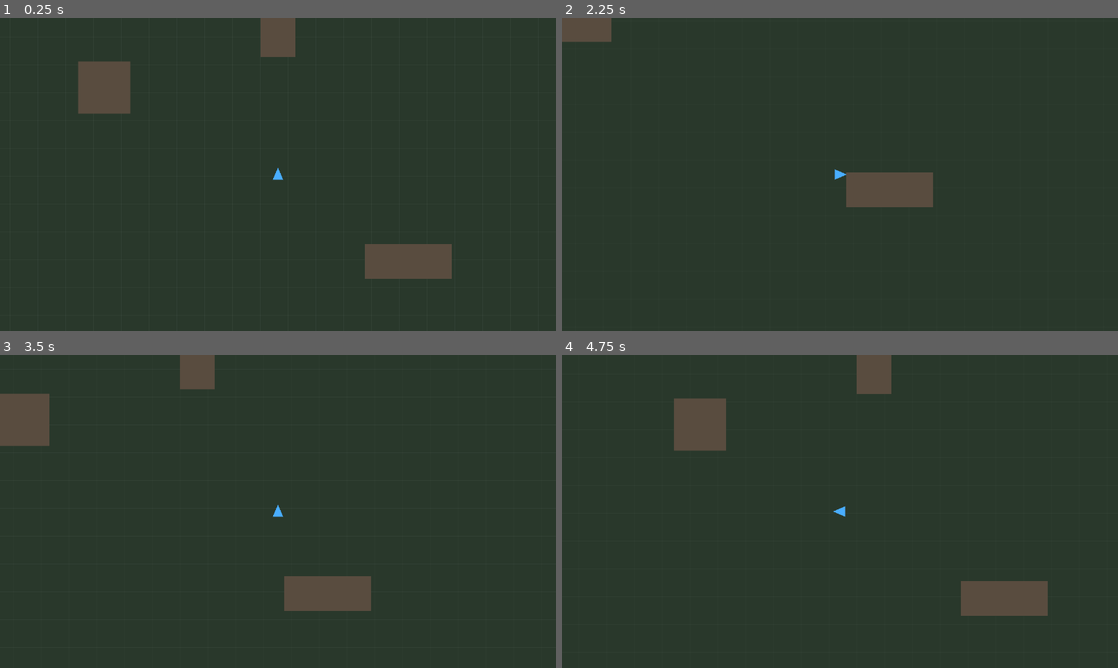
Above: before the commit, frames 1-4 (two rows, left to right).
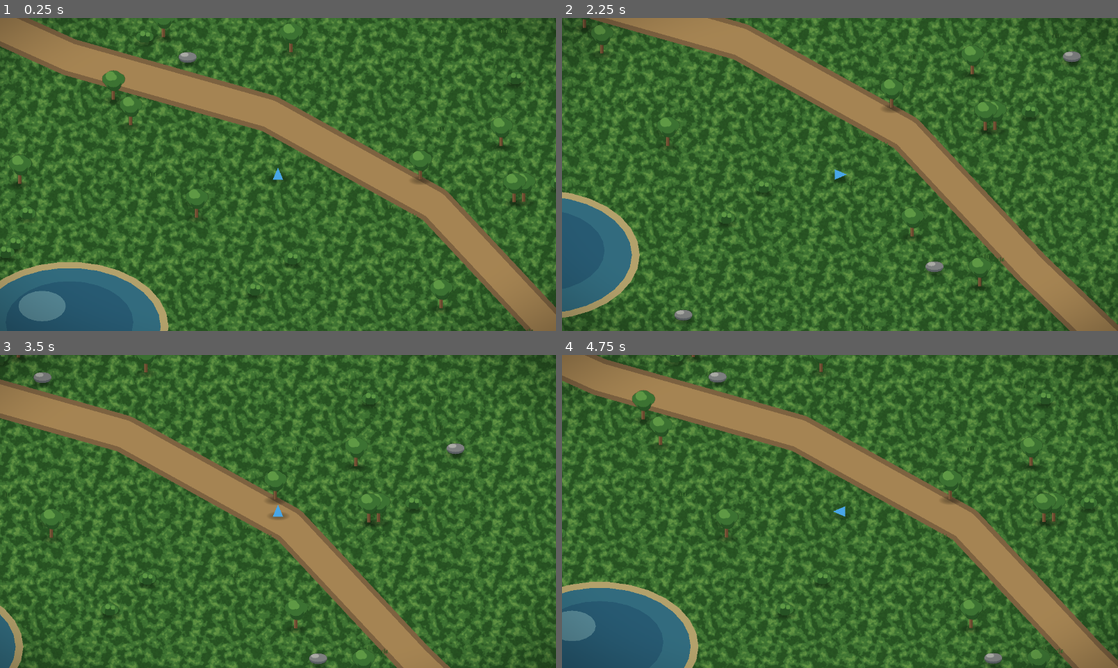
Above: after the commit, the same moments.

Repository: k-ken-ponko2/Field-And-Flask
Game: Godot game, scene res://presentation/field/field.tscn
The game is run twice, just before and just after one commit, with the same random seed, the same clock (stepped at 60 frames per second) and the same inputs.
Inputs:
- Up to frame 1 (0.25 s): no input
- Up to frame 2 (2.25 s): tap Enter at 0.5 s; hold D (move_right) 0.53-1.28 s; hold S (move_down) 1.28-2.03 s; hold D (move_right) from 2.03 s (still down)
- Up to frame 3 (3.5 s): release D (move_right) at 2.78 s; hold W (move_up) from 2.78 s (still down)
- Up to frame 4 (4.75 s): release W (move_up) at 3.53 s; hold A (move_left) from 3.53 s (still down)

The runs differ from the first frame. In frame 1, 95% of the frame differs, in the area x 0-100%, y 0-100%; in frame 2, 95%; in frame 3, 94%; in frame 4, 95%.

Commit message:
Make the field look nicer with procedural art
外部素材なしで「それっぽい」見た目にする手続き生成を追加。

- presentation/field/field_art.gd: 木・岩・茂み・草・影のテクスチャを
  ピクセル単位の陰影付きで生成
- field.gd を刷新:
  - 地面をシームレスノイズ + canvas_item シェーダで草原のムラに
  - 木・岩・茂み・草を影付き・Yソートで配置（木の裏に回り込める奥行き）
  - 池（当たり判定付き）と小道（Line2D）を追加
  - CanvasModulate の暖色トーン + ビネット(CanvasLayer)で雰囲気付け
  - 障害物は木・岩の当たり判定に統合、外周壁は不可視化

Godot 4.7 実機で検証: import エラーなし、生成物（スプライト109・小道2・
池4・StaticBody5）を確認、移動+衝突は従来どおり（右+110px）。

Co-Authored-By: Claude Opus 4.8 <noreply@anthropic.com>
Claude-Session: https://claude.ai/code/session_01XbQMCnXqi7vJyKmNscAMyr

Diff:
--- a/presentation/field/field.gd
+++ b/presentation/field/field.gd
@@ -1,74 +1,221 @@
-## 採取マップの最初のプレイアブルシーン（presentation 層）。
+## 採取マップのプレイアブルシーン（presentation 層）。
 ##
-## この段階の目的は「キャラクターがマップ上を動ける」こと。地面はグリッド描画の
-## プレースホルダで、後で TileMapLayer + TileSet（設計書 §8）に差し替える。
-## 境界の壁と障害物は衝突確認のためにコードで生成する。
+## 見た目を「それっぽく」するため、地面はシームレスノイズのシェーダ、木・岩・茂み・草は
+## FieldArt が生成するテクスチャで配置し、影付き＋Yソートで奥行きを出す。池・小道・
+## ビネットで雰囲気を付ける。すべて手続き生成なので外部素材は不要（後で差し替え可能）。
 extends Node2D
 
-## マップの広さ（px）。
 const WORLD_SIZE := Vector2(2000.0, 1400.0)
 const WALL_THICKNESS := 40.0
-const CELL := 64.0
+const PLAYER_START := Vector2(1000.0, 700.0)
+const POND_CENTER := Vector2(520.0, 1050.0)
+const POND_RADIUS := Vector2(210.0, 135.0)
+
+const GROUND_SHADER := """
+shader_type canvas_item;
+uniform sampler2D noise : repeat_enable, filter_linear;
+uniform vec2 repeat = vec2(8.0, 6.0);
+uniform vec3 c_low : source_color = vec3(0.16, 0.34, 0.15);
+uniform vec3 c_mid : source_color = vec3(0.25, 0.47, 0.22);
+uniform vec3 c_high : source_color = vec3(0.39, 0.60, 0.29);
+void fragment() {
+	float n = texture(noise, UV * repeat).r;
+	float n2 = texture(noise, UV * repeat * 3.3 + vec2(0.37)).r;
+	vec3 col = mix(c_low, c_mid, smoothstep(0.35, 0.55, n));
+	col = mix(col, c_high, smoothstep(0.62, 0.85, n));
+	col *= 0.94 + 0.12 * n2;
+	COLOR = vec4(col, 1.0);
+}
+"""
+
+const VIGNETTE_SHADER := """
+shader_type canvas_item;
+void fragment() {
+	float d = distance(UV, vec2(0.5));
+	float v = smoothstep(0.48, 0.92, d);
+	COLOR = vec4(0.0, 0.0, 0.0, v * 0.45);
+}
+"""
+
+var _rng := RandomNumberGenerator.new()
+var _shadow_tex: Texture2D
 
 @onready var _player: CharacterBody2D = $Player
 
 func _ready() -> void:
+	y_sort_enabled = true
+	_rng.seed = 20250804
+	_shadow_tex = FieldArt.make_shadow()
+	_build_ground()
+	_build_pond()
+	_build_path()
+	_scatter_props()
 	_build_walls()
-	_build_obstacles()
+	_add_player_shadow()
+	_build_atmosphere()
 	_setup_camera_limits()
 
-func _draw() -> void:
-	# 背景。
-	draw_rect(Rect2(Vector2.ZERO, WORLD_SIZE), Color(0.16, 0.22, 0.17), true)
-	# グリッド線（地面の目安・移動が見えるように）。
-	var grid := Color(1, 1, 1, 0.06)
-	var x := 0.0
-	while x <= WORLD_SIZE.x:
-		draw_line(Vector2(x, 0), Vector2(x, WORLD_SIZE.y), grid, 1.0)
-		x += CELL
-	var y := 0.0
-	while y <= WORLD_SIZE.y:
-		draw_line(Vector2(0, y), Vector2(WORLD_SIZE.x, y), grid, 1.0)
-		y += CELL
-	# 外周。
-	draw_rect(Rect2(Vector2.ZERO, WORLD_SIZE), Color(0.4, 0.5, 0.4), false, 2.0)
+# --- 地面 -------------------------------------------------------------------
+
+func _build_ground() -> void:
+	var fnl := FastNoiseLite.new()
+	fnl.noise_type = FastNoiseLite.TYPE_SIMPLEX
+	fnl.frequency = 0.03
+
+	var noise_tex := NoiseTexture2D.new()
+	noise_tex.width = 256
+	noise_tex.height = 256
+	noise_tex.seamless = true
+	noise_tex.noise = fnl
+
+	var rect := ColorRect.new()
+	rect.name = "Ground"
+	rect.size = WORLD_SIZE
+	rect.color = Color(0.25, 0.47, 0.22)
+	rect.z_index = -20
+	rect.mouse_filter = Control.MOUSE_FILTER_IGNORE
+
+	var mat := ShaderMaterial.new()
+	var sh := Shader.new()
+	sh.code = GROUND_SHADER
+	mat.shader = sh
+	mat.set_shader_parameter("noise", noise_tex)
+	mat.set_shader_parameter("repeat", WORLD_SIZE / 230.0)
+	rect.material = mat
+	add_child(rect)
+
+# --- 池 ---------------------------------------------------------------------
+
+func _build_pond() -> void:
+	_add_poly(_ellipse_points(POND_CENTER, POND_RADIUS + Vector2(18, 14), 30), Color(0.72, 0.66, 0.47), -12)
+	_add_poly(_ellipse_points(POND_CENTER, POND_RADIUS, 30), Color(0.20, 0.44, 0.55), -11)
+	_add_poly(_ellipse_points(POND_CENTER - Vector2(0, 10), POND_RADIUS * 0.7, 28), Color(0.16, 0.37, 0.50), -11)
+	_add_poly(_ellipse_points(POND_CENTER - POND_RADIUS * Vector2(0.3, 0.35), POND_RADIUS * 0.26, 20), Color(0.42, 0.63, 0.71, 0.7), -11)
+
+	# 水には入れないよう当たり判定。
+	var body := StaticBody2D.new()
+	body.position = POND_CENTER
+	var col := CollisionPolygon2D.new()
+	col.polygon = _ellipse_points(Vector2.ZERO, POND_RADIUS * 0.92, 16)
+	body.add_child(col)
+	add_child(body)
+
+# --- 小道 -------------------------------------------------------------------
+
+func _build_path() -> void:
+	var pts := PackedVector2Array([
+		Vector2(120, 250), Vector2(520, 430), Vector2(980, 560),
+		Vector2(1360, 770), Vector2(1650, 1080), Vector2(1900, 1320),
+	])
+	_add_line(pts, 86.0, Color(0.50, 0.40, 0.28), -14)
+	_add_line(pts, 64.0, Color(0.66, 0.54, 0.36), -13)
+
+# --- 装飾物（木・岩・茂み・草） ---------------------------------------------
+
+func _scatter_props() -> void:
+	_place_many(FieldArt.make_tree(), 16, true, 12.0, true)
+	_place_many(FieldArt.make_rock(), 10, true, 15.0, true)
+	_place_many(FieldArt.make_bush(), 14, false, 0.0, true)
+	_place_many(FieldArt.make_tuft(), 28, false, 0.0, false)
+
+func _place_many(tex: Texture2D, count: int, solid: bool, radius: float, shadow: bool) -> void:
+	var placed := 0
+	var attempts := 0
+	while placed < count and attempts < count * 40:
+		attempts += 1
+		var p := Vector2(
+			_rng.randf_range(80.0, WORLD_SIZE.x - 80.0),
+			_rng.randf_range(80.0, WORLD_SIZE.y - 80.0)
+		)
+		if not _is_free(p):
+			continue
+		_add_prop(tex, p, solid, radius, shadow)
+		placed += 1
+
+func _is_free(p: Vector2) -> bool:
+	if p.distance_to(PLAYER_START) < 190.0:
+		return false
+	var d := p - POND_CENTER
+	var rx := POND_RADIUS.x + 50.0
+	var ry := POND_RADIUS.y + 50.0
+	if (d.x * d.x) / (rx * rx) + (d.y * d.y) / (ry * ry) <= 1.0:
+		return false
+	return true
+
+func _add_prop(tex: Texture2D, pos: Vector2, solid: bool, radius: float, shadow: bool) -> void:
+	var n := Node2D.new()
+	n.position = pos
+
+	if shadow and _shadow_tex != null:
+		var sh := Sprite2D.new()
+		sh.texture = _shadow_tex
+		sh.z_index = -1
+		n.add_child(sh)
+
+	var spr := Sprite2D.new()
+	spr.texture = tex
+	spr.position = Vector2(0.0, -tex.get_height() / 2.0)
+	n.add_child(spr)
+
+	if solid:
+		var body := StaticBody2D.new()
+		var col := CollisionShape2D.new()
+		var shp := CircleShape2D.new()
+		shp.radius = radius
+		col.shape = shp
+		body.add_child(col)
+		n.add_child(body)
+
+	add_child(n)
+
+# --- 境界・カメラ・雰囲気 ---------------------------------------------------
 
 func _build_walls() -> void:
 	var t := WALL_THICKNESS
 	var w := WORLD_SIZE.x
 	var h := WORLD_SIZE.y
-	# 上・下・左・右（中心座標, サイズ）。
-	_add_wall(Vector2(w * 0.5, t * 0.5), Vector2(w, t))
-	_add_wall(Vector2(w * 0.5, h - t * 0.5), Vector2(w, t))
-	_add_wall(Vector2(t * 0.5, h * 0.5), Vector2(t, h))
-	_add_wall(Vector2(w - t * 0.5, h * 0.5), Vector2(t, h))
-
-func _build_obstacles() -> void:
-	# 衝突を体感するための障害物をいくつか。将来は採取ポイント等に置き換える。
-	_add_wall(Vector2(600, 500), Vector2(120, 120), Color(0.35, 0.3, 0.25))
-	_add_wall(Vector2(1300, 900), Vector2(200, 80), Color(0.35, 0.3, 0.25))
-	_add_wall(Vector2(1000, 300), Vector2(80, 260), Color(0.35, 0.3, 0.25))
-
-func _add_wall(center: Vector2, size: Vector2, color: Color = Color(0.22, 0.28, 0.3)) -> void:
+	# 見えない壁（マップ外周のすぐ外側）。
+	_add_wall(Vector2(w * 0.5, -t * 0.5), Vector2(w, t))
+	_add_wall(Vector2(w * 0.5, h + t * 0.5), Vector2(w, t))
+	_add_wall(Vector2(-t * 0.5, h * 0.5), Vector2(t, h))
+	_add_wall(Vector2(w + t * 0.5, h * 0.5), Vector2(t, h))
+
+func _add_wall(center: Vector2, size: Vector2) -> void:
 	var body := StaticBody2D.new()
 	body.position = center
-
 	var shape := RectangleShape2D.new()
 	shape.size = size
 	var col := CollisionShape2D.new()
 	col.shape = shape
 	body.add_child(col)
-
-	var visual := Polygon2D.new()
-	visual.color = color
-	var hx := size.x * 0.5
-	var hy := size.y * 0.5
-	visual.polygon = PackedVector2Array([
-		Vector2(-hx, -hy), Vector2(hx, -hy), Vector2(hx, hy), Vector2(-hx, hy)
-	])
-	body.add_child(visual)
-
 	add_child(body)
+
+func _add_player_shadow() -> void:
+	if _shadow_tex == null:
+		return
+	var sh := Sprite2D.new()
+	sh.texture = _shadow_tex
+	sh.z_index = -1
+	sh.position = Vector2(0.0, 10.0)
+	_player.add_child(sh)
+
+func _build_atmosphere() -> void:
+	var cm := CanvasModulate.new()
+	cm.color = Color(0.98, 0.96, 0.90)
+	add_child(cm)
+
+	var layer := CanvasLayer.new()
+	layer.layer = 100
+	var vig := ColorRect.new()
+	vig.set_anchors_and_offsets_preset(Control.PRESET_FULL_RECT)
+	vig.mouse_filter = Control.MOUSE_FILTER_IGNORE
+	var mat := ShaderMaterial.new()
+	var sh := Shader.new()
+	sh.code = VIGNETTE_SHADER
+	mat.shader = sh
+	vig.material = mat
+	layer.add_child(vig)
+	add_child(layer)
 
 func _setup_camera_limits() -> void:
 	var cam := _player.get_node_or_null("Camera2D") as Camera2D
@@ -78,3 +225,30 @@
 	cam.limit_top = 0
 	cam.limit_right = int(WORLD_SIZE.x)
 	cam.limit_bottom = int(WORLD_SIZE.y)
+
+# --- 図形ヘルパ -------------------------------------------------------------
+
+func _ellipse_points(center: Vector2, radius: Vector2, segments: int) -> PackedVector2Array:
+	var pts := PackedVector2Array()
+	for i in segments:
+		var a := TAU * float(i) / float(segments)
+		pts.append(center + Vector2(cos(a) * radius.x, sin(a) * radius.y))
+	return pts
+
+func _add_poly(points: PackedVector2Array, color: Color, z: int) -> void:
+	var poly := Polygon2D.new()
+	poly.polygon = points
+	poly.color = color
+	poly.z_index = z
+	add_child(poly)
+
+func _add_line(points: PackedVector2Array, width: float, color: Color, z: int) -> void:
+	var line := Line2D.new()
+	line.points = points
+	line.width = width
+	line.default_color = color
+	line.joint_mode = Line2D.LINE_JOINT_ROUND
+	line.begin_cap_mode = Line2D.LINE_CAP_ROUND
+	line.end_cap_mode = Line2D.LINE_CAP_ROUND
+	line.z_index = z
+	add_child(line)
--- /dev/null
+++ b/presentation/field/field_art.gd
@@ -0,0 +1,108 @@
+## フィールドの装飾テクスチャをコードで生成する（presentation 層）。
+##
+## アート素材が無くても「それっぽい」見た目にするための手続き生成。ピクセル単位で
+## 陰影を付けた木・岩・茂み・草・影を作る。将来は本物のスプライトに差し替え可能。
+class_name FieldArt
+extends RefCounted
+
+const TRUNK := Color(0.42, 0.30, 0.20)
+const TRUNK_HI := Color(0.52, 0.39, 0.27)
+const LEAF_LOW := Color(0.16, 0.34, 0.16)
+const LEAF_MID := Color(0.24, 0.47, 0.22)
+const LEAF_HI := Color(0.38, 0.62, 0.30)
+const GRAY_LOW := Color(0.36, 0.39, 0.43)
+const GRAY_MID := Color(0.50, 0.52, 0.55)
+const GRAY_HI := Color(0.68, 0.70, 0.72)
+
+static func make_tree() -> Texture2D:
+	var w := 60
+	var h := 80
+	var img := _new(w, h)
+	# 幹（先に描いて樹冠で上を隠す）。
+	_rect(img, 26, 52, 8, 26, TRUNK)
+	_rect(img, 26, 52, 3, 26, TRUNK_HI)
+	# 樹冠（下影 → 中間 → ハイライトの順）。
+	_circle(img, 30, 32, 22, LEAF_MID)
+	_circle(img, 18, 30, 14, LEAF_MID)
+	_circle(img, 44, 30, 13, LEAF_MID)
+	_circle(img, 32, 42, 16, LEAF_LOW)
+	_circle(img, 30, 30, 19, LEAF_MID)
+	_circle(img, 23, 23, 11, LEAF_HI)
+	_circle(img, 31, 26, 7, LEAF_HI)
+	return _tex(img)
+
+static func make_rock() -> Texture2D:
+	var img := _new(50, 36)
+	_ellipse(img, 25, 22, 21, 12, GRAY_MID)
+	_ellipse(img, 25, 26, 19, 9, GRAY_LOW)
+	_ellipse(img, 25, 20, 20, 10, GRAY_MID)
+	_ellipse(img, 18, 16, 9, 5, GRAY_HI)
+	return _tex(img)
+
+static func make_bush() -> Texture2D:
+	var img := _new(46, 36)
+	_circle(img, 14, 22, 11, LEAF_MID)
+	_circle(img, 32, 22, 11, LEAF_MID)
+	_circle(img, 23, 18, 13, LEAF_MID)
+	_circle(img, 23, 27, 12, LEAF_LOW)
+	_circle(img, 18, 15, 6, LEAF_HI)
+	_circle(img, 30, 17, 5, LEAF_HI)
+	return _tex(img)
+
+static func make_tuft() -> Texture2D:
+	var w := 22
+	var h := 16
+	var img := _new(w, h)
+	var blades := [Color(0.20, 0.42, 0.18), Color(0.31, 0.53, 0.25), Color(0.24, 0.47, 0.20)]
+	var xs := [3, 7, 11, 15, 18]
+	for i in xs.size():
+		var bh := 6 + (i * 2) % 6
+		_rect(img, xs[i], h - bh - 2, 2, bh, blades[i % blades.size()])
+	return _tex(img)
+
+## 足元の柔らかい楕円影。
+static func make_shadow() -> Texture2D:
+	var w := 56
+	var h := 22
+	var img := _new(w, h)
+	var cx := w / 2.0
+	var cy := h / 2.0
+	var rx := w / 2.0
+	var ry := h / 2.0
+	for y in h:
+		for x in w:
+			var dx := (x - cx) / rx
+			var dy := (y - cy) / ry
+			var d := dx * dx + dy * dy
+			if d <= 1.0:
+				img.set_pixel(x, y, Color(0.0, 0.0, 0.0, (1.0 - d) * 0.32))
+	return _tex(img)
+
+# --- 低レベル描画ヘルパ ------------------------------------------------------
+
+static func _new(w: int, h: int) -> Image:
+	var img := Image.create(w, h, false, Image.FORMAT_RGBA8)
+	img.fill(Color(0, 0, 0, 0))
+	return img
+
+static func _tex(img: Image) -> Texture2D:
+	return ImageTexture.create_from_image(img)
+
+static func _rect(img: Image, x: int, y: int, w: int, h: int, c: Color) -> void:
+	for j in range(y, y + h):
+		for i in range(x, x + w):
+			if i >= 0 and j >= 0 and i < img.get_width() and j < img.get_height():
+				img.set_pixel(i, j, c)
+
+static func _ellipse(img: Image, cx: int, cy: int, rx: int, ry: int, c: Color) -> void:
+	for j in range(cy - ry, cy + ry + 1):
+		for i in range(cx - rx, cx + rx + 1):
+			if i < 0 or j < 0 or i >= img.get_width() or j >= img.get_height():
+				continue
+			var dx := float(i - cx) / float(rx)
+			var dy := float(j - cy) / float(ry)
+			if dx * dx + dy * dy <= 1.0:
+				img.set_pixel(i, j, c)
+
+static func _circle(img: Image, cx: int, cy: int, r: int, c: Color) -> void:
+	_ellipse(img, cx, cy, r, r, c)
Not shown, added: presentation/field/field_art.gd.uid
Not shown, changed: README.md
